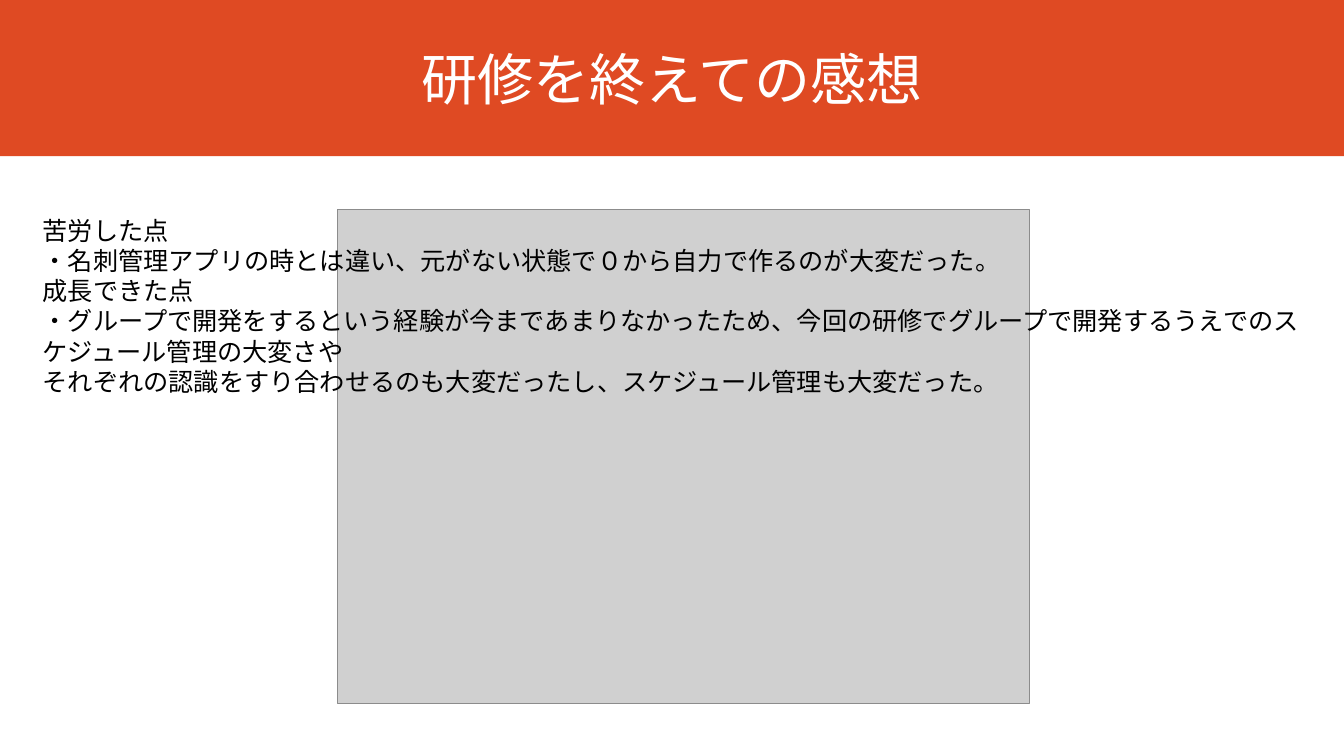
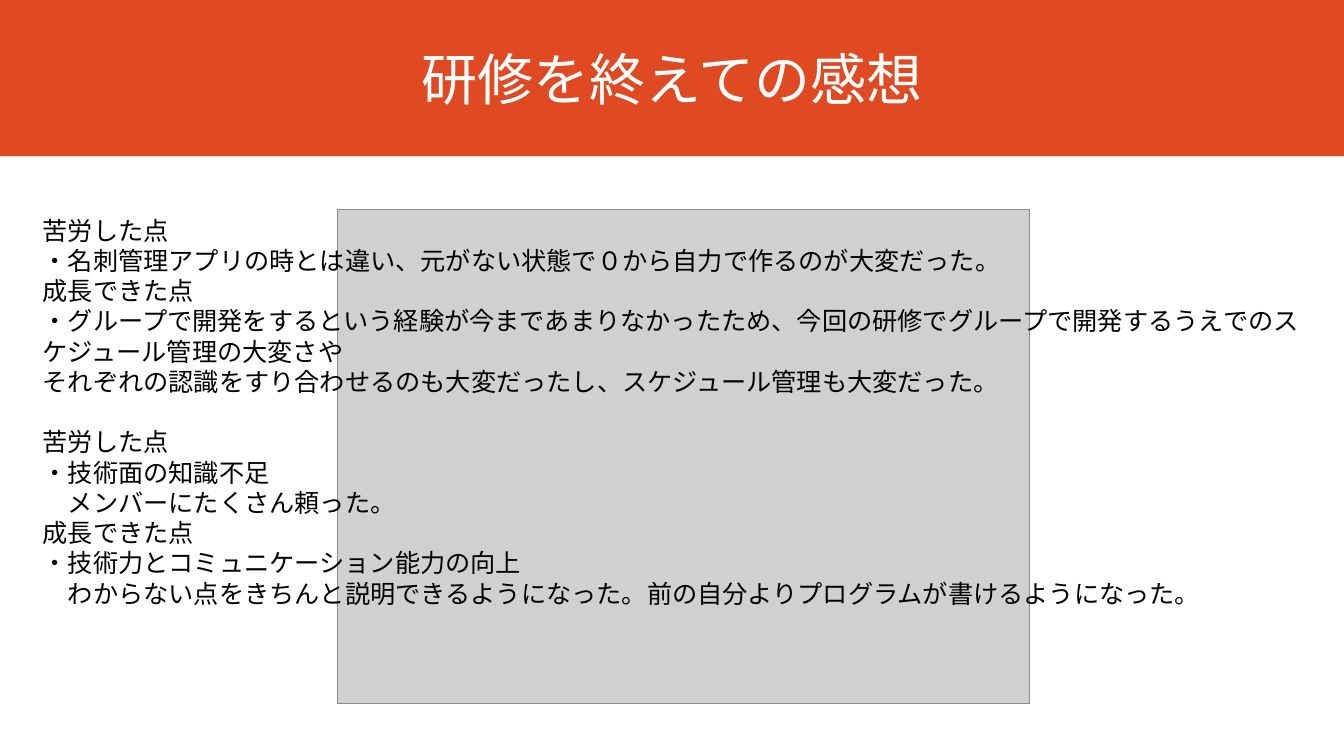
Before and after one commit to dojo2023/B-3, a slide deck: slide 7 of doc/B3_発表資料.pptx (slide 6 before the commit). Drawn at 1344x756 pixels with LibreOffice and Linux fonts; fonts in the diff are those of the drawing; grey boxes stand for pictures. Boxes give left, top, right and bottom in pixels: in the first picture for what was removed or moved away, otherwise in the second. Text is boxed around its words. In the diff, an @@ line names an element or a change of style, - is before the commit and + after.

```diff
--- a/doc/B3_発表資料.pptx
+++ b/doc/B3_発表資料.pptx
@@ text at [43, 429, 1200, 609]: paragraphs added @@
+苦労した点
+・技術面の知識不足
+メンバーにたくさん頼った。
+成長できた点
+・技術力とコミュニケーション能力の向上
+わからない点をきちんと説明できるようになった。前の自分よりプログラムが書けるようになった。
```
Also in this commit, not shown: 1 slide added, 1 other file.
